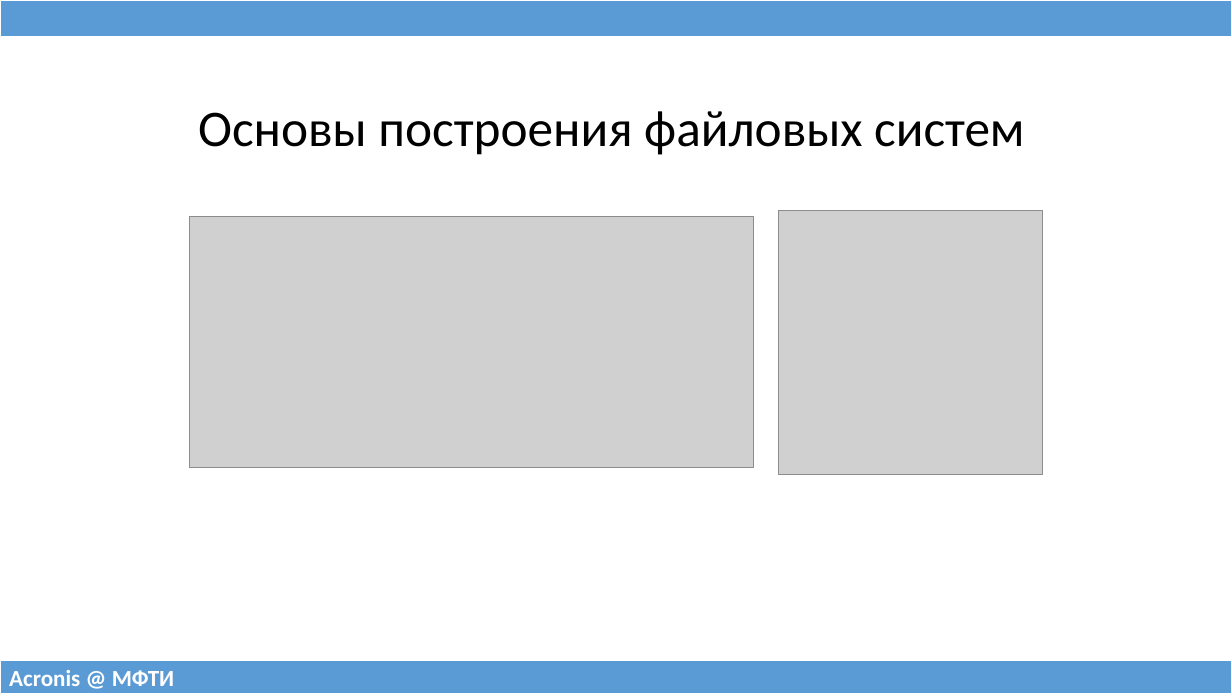
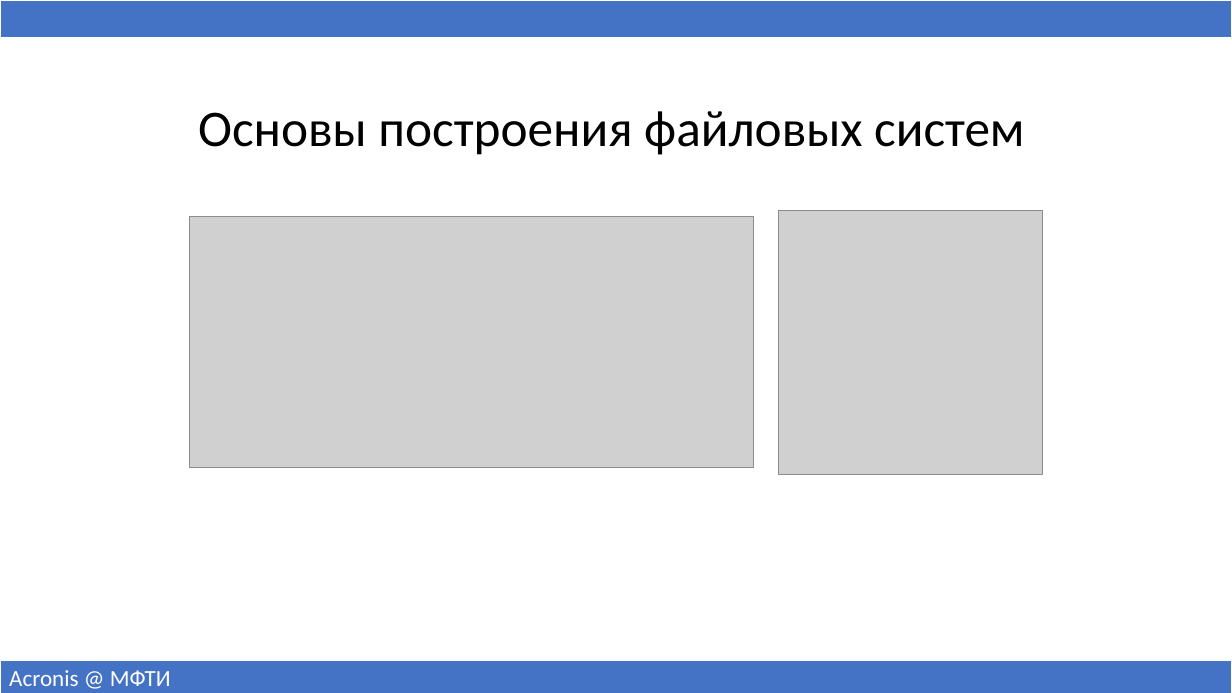
Before and after one commit to 75cc8545e7b021ed280ed0ef99fc7fc4/filesystems-101, a slide deck: slide 1 of talks/src/class03.pptx. Drawn at 1232x693 pixels with LibreOffice and Linux fonts; fonts in the diff are those of the drawing; grey boxes stand for pictures. Boxes give left, top, right and bottom in pixels: in the first picture for what was removed or moved away, otherwise in the second. Text is boxed around its words. In the diff, an @@ line names an element or a change of style, - is before the commit and + after.

```diff
--- a/talks/src/class03.pptx
+++ b/talks/src/class03.pptx
@@ table at [0,0,1232,37] @@
@@ fill #5B9BD5 to #4472C4 in row 1, column 1 @@
@@ table at [0,660,1232,693] @@
@@ fill #5B9BD5 to #4472C4 in row 1, column 1 @@
@@ bold off @@
```
Also in this commit, not shown: 29 other slides changed, 15 slides added, 3 slides removed, 3 other files.
